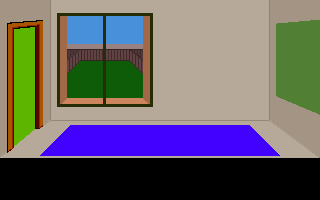
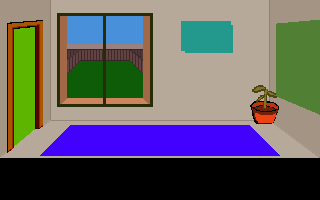
Layer changes from the first 320 × 200 image to the second:
painted on "mask_hotspots" over [181, 21, 233, 53]
added layer "plant_250_85" above "picturealley_180_20" over [250, 85, 279, 124]
added layer "picturealley_180_20" above "window_55_10" over [181, 21, 233, 53]
